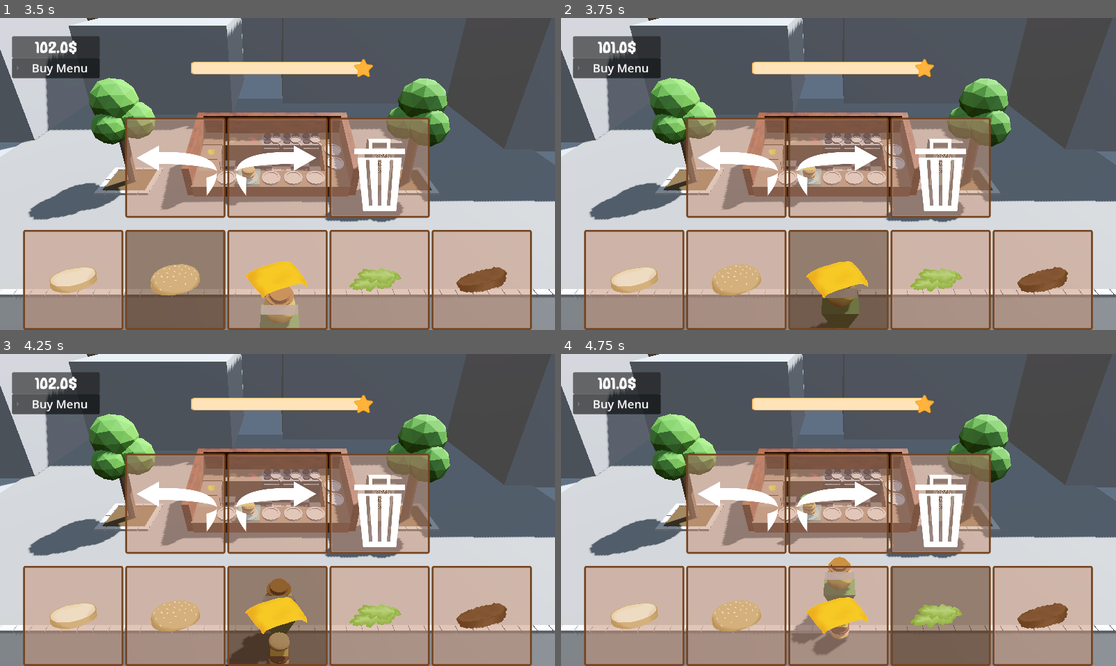
Above: before the commit, frames 1-4 (two rows, left to right).
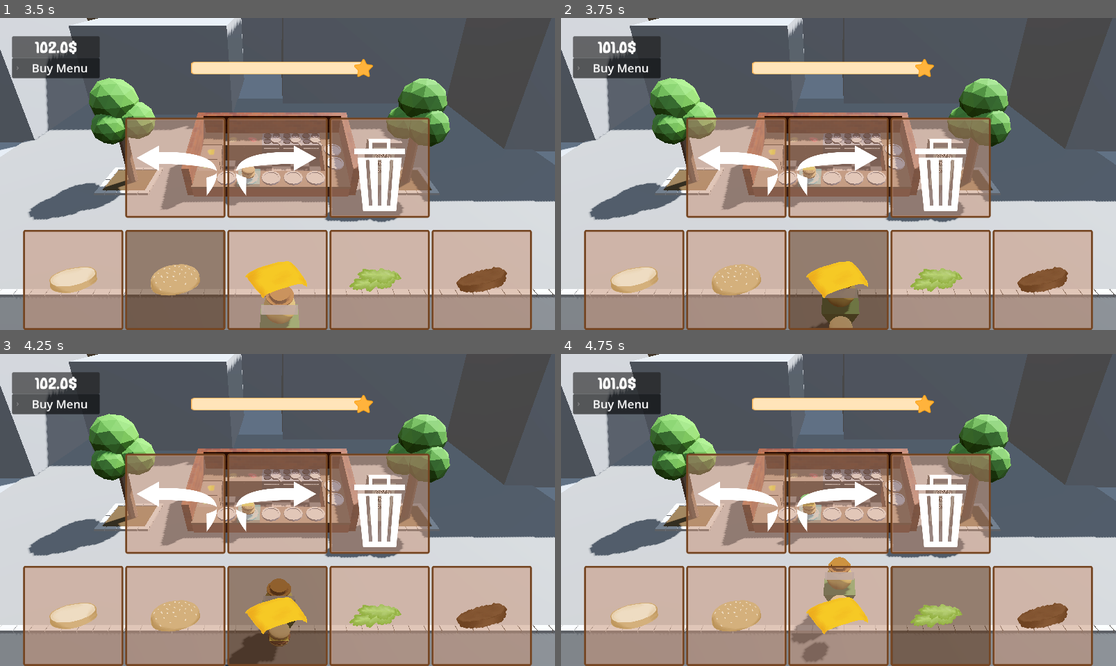
Above: after the commit, the same moments.

Repository: thewasmans/2026-game-jam-burger-truck
Game: Godot game, scene res://scenes/main.tscn
Two runs of this game, one before a commit and one after it. Both use one fixed random seed, a clock stepped at 60 frames per second and the inputs below.
Inputs (mouse positions are in pixels of both pictures, inside the frame that each line leads up to):
- Up to frame 1 (3.5 s): click (177, 167) at 0.5 s; click (277, 167) at 1.25 s; click (72, 280) at 2.02 s; click (177, 280) at 2.77 s
- Up to frame 2 (3.75 s): click (838, 280) at 3.52 s
- Up to frame 3 (4.25 s): no input
- Up to frame 4 (4.75 s): click (938, 616) at 4.27 s

Frame 1 is identical in both runs. In frame 2, 0.1% of the frame differs, in the area x 48-53%, y 95-100%; in frame 3, 0.4%; in frame 4, 0.4%, in the area x 43-52%, y 77-99%.

Commit message:
Chang position preview burger

Diff:
--- a/contents/prefabs/hungry_client.tscn
+++ b/contents/prefabs/hungry_client.tscn
@@ -77,7 +77,7 @@
 surface_material_override/0 = SubResource("StandardMaterial3D_rtm0h")
 
 [node name="Anchor Burger" type="Node3D" parent="." unique_id=1795400529]
-transform = Transform3D(1, 0, 0, 0, 1, 0, 0, 0, 1, -0.0035933852, 0.03982711, -1.0058272)
+transform = Transform3D(1, 0, 0, 0, 1, 0, 0, 0, 1, -0.0035933852, 0.97790086, -1.0058272)
 
 [node name="NavigationAgent3D" type="NavigationAgent3D" parent="." unique_id=2083574708]
 
--- a/scripts/hungry_client.gd
+++ b/scripts/hungry_client.gd
@@ -42,12 +42,13 @@
 
 func set_burger(burger_data:BurgerData):
 	_burger_request = burger_data
+	var burger_node = Node3D.new()
+	burger_node.scale *= .25
+	anchor_burger.add_child(burger_node)
 	for ingredient in burger_data.ingredients:
 		var instance: Node3D = ingredient.model_3d.instantiate()
-		instance.position += Vector3.UP * anchor_burger.get_child_count() * .25
-		#instance.rotate(Vector3.LEFT, PI * 0.25)
-		instance.scale = Vector3.ONE * .25
-		anchor_burger.add_child(instance)
+		instance.position += Vector3.UP * burger_node.get_child_count() * .35
+		burger_node.add_child(instance)
 
 func _physics_process(delta: float) -> void:
 	if _is_leaved:
--- a/scripts/main.gd
+++ b/scripts/main.gd
@@ -97,7 +97,6 @@
 		if event is InputEventMouseButton and event.pressed:
 			if event.button_index == MOUSE_BUTTON_LEFT:
 				_current_furniture_instance.reparent(navigation)
-				navigation.add_child(_current_furniture_instance)
 				navigation.bake_navigation_mesh()
 				_current_furniture = null
 				_current_furniture_instance = null
